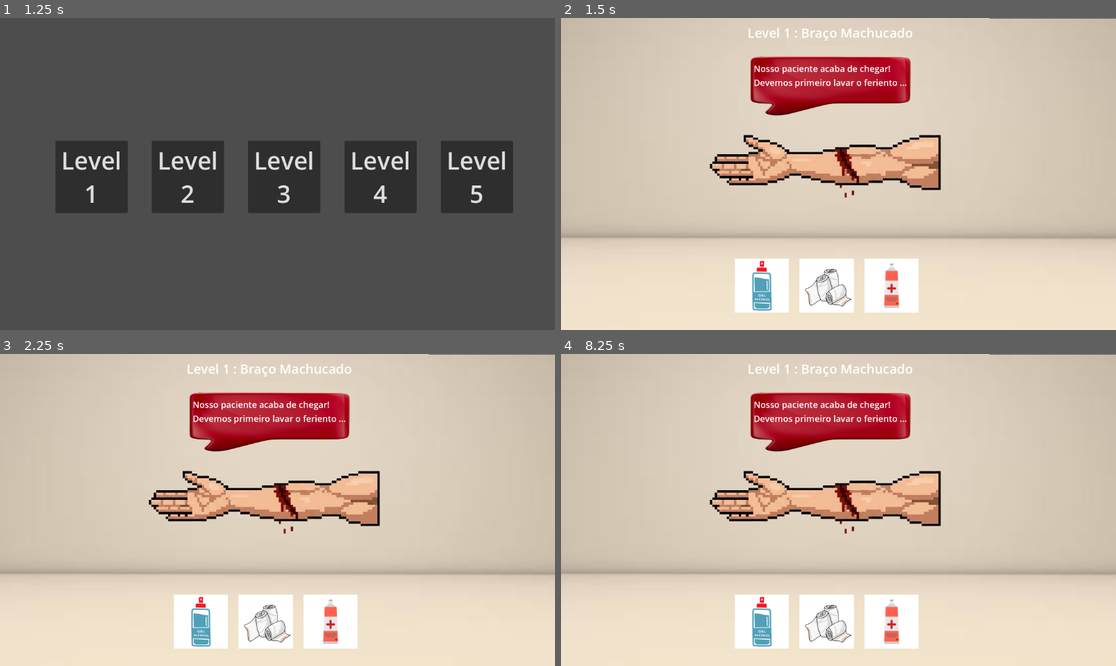
Above: before the commit, frames 1-4 (two rows, left to right).
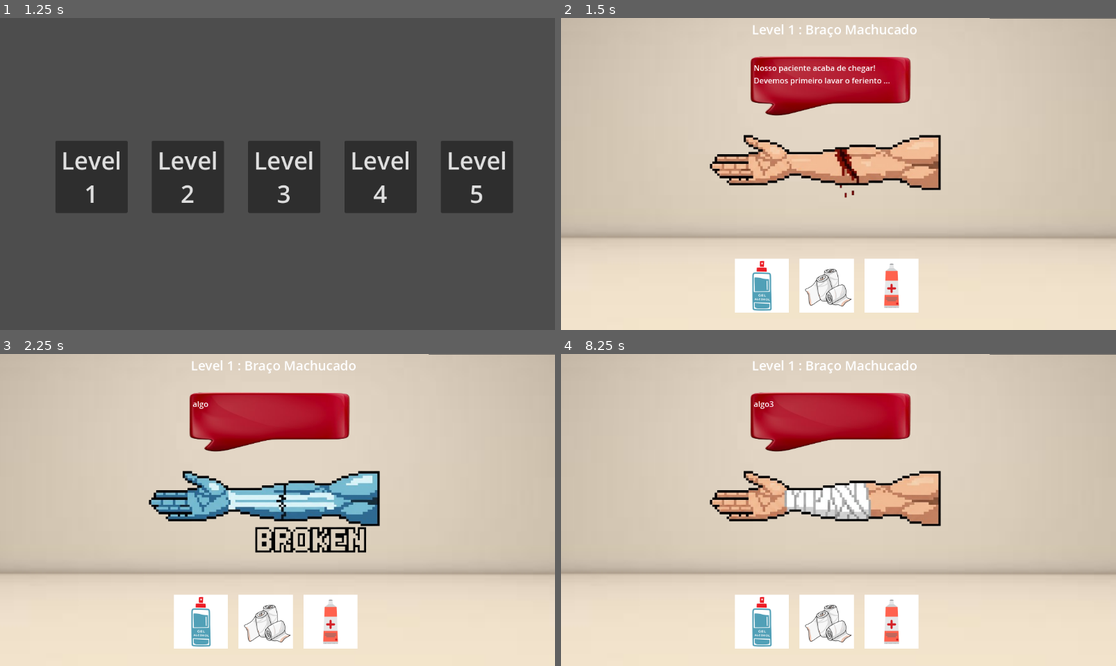
Above: after the commit, the same moments.

Repository: Igorgx/socorristas_jogo
Game: Godot game, scene res://main_menu.tscn
Same seed, same stepped clock (60 frames per second), same inputs: the game is played once before the commit and once after it.
Inputs (mouse positions are in pixels of both pictures, inside the frame that each line leads up to):
- Up to frame 1 (1.25 s): click "Jogar" at 0.5 s
- Up to frame 2 (1.5 s): click "Level 1" at 1.25 s
- Up to frame 3 (2.25 s): click (199, 622) at 2.02 s
- Up to frame 4 (8.25 s): click (760, 622) at 2.77 s; click (827, 622) at 3.52 s; click (827, 622) at 4.27 s; click (894, 622) at 5.02 s; click (894, 622) at 5.77 s; click (760, 622) at 6.52 s; click (760, 622) at 7.27 s; click (827, 622) at 8.02 s

Frame 1 is identical in both runs. In frame 2, 1.2% of the frame differs, in the area x 33-65%, y 2-23%; in frame 3, 6.2%, in the area x 27-69%, y 2-64%; in frame 4, 2.5%.

Commit message:
Add files via upload

Diff:
--- a/socorrista/iten_1.gd
+++ b/socorrista/iten_1.gd
@@ -1,8 +1,6 @@
-# item.gd
 extends TextureButton
 
 @export var item_name: String = ""
 
 func _pressed():
-	print("Item clicado:", item_name)
 	get_tree().call_group("level_controller", "on_item_selected", item_name)
--- a/socorrista/level1.gd
+++ b/socorrista/level1.gd
@@ -1,10 +1,54 @@
-extends Control
+extends Node2D
+
+@export var item_correto: String = "Álcool"
+@export var estado: int = 0
 
 var selected_item: String = ""
+var estado_anterior: int = -1
 
 func _ready():
 	add_to_group("level_controller")
 
-func on_item_selected(item_name: String):
-	selected_item = item_name
-	print("Selecionou o item:", selected_item)
+func _process(delta):
+	if estado != estado_anterior:
+		estado_anterior = estado
+
+		if estado == 1:
+			$BraçoMachucado/Sprite2D.texture = load("res://sprites socorristas/braço quebrado x ray.png")
+			$Intro1.text = "algo"
+
+		elif estado == 2:
+			$BraçoMachucado/Sprite2D.texture = load("res://sprites socorristas/braço quebrado x ray.png")
+			$Intro1.text = "algo2"
+
+		elif estado == 3:
+			$BraçoMachucado/Sprite2D.texture = load("res://sprites socorristas/braço estendido bandagens.png")
+			$Intro1.text = "algo3"
+
+
+func ver_se_certo(item :String):
+	var certo = ""
+	if estado == 0:
+		certo = "a"
+	elif estado == 1:
+		certo = "p"
+	elif estado == 2:
+		certo = "b"
+
+	if item == certo:
+		estado+=1
+
+
+func _on_item_1_pressed() -> void:
+	selected_item = "Alcool"
+	ver_se_certo("a")
+
+
+func _on_item_2_pressed() -> void:
+	selected_item = "Bandagem"
+	ver_se_certo("b")
+
+
+func _on_item_3_pressed() -> void:
+	selected_item = "Pomada"
+	ver_se_certo("p")
--- a/socorrista/level1.tscn
+++ b/socorrista/level1.tscn
@@ -4,16 +4,32 @@
 [ext_resource type="Texture2D" uid="uid://dn5gw60io6vyc" path="res://sprites socorristas/braço estendido corte.png" id="1_jwv3a"]
 [ext_resource type="Texture2D" uid="uid://b1g0fp7016134" path="res://sprites socorristas/cena.png" id="1_v8kj3"]
 [ext_resource type="Texture2D" uid="uid://be2nvpvknimdl" path="res://sprites socorristas/balaotexto-Photoroom.png" id="2_5j5gb"]
-[ext_resource type="Script" uid="uid://bco0sc3vm1nes" path="res://braço_machucado.gd" id="4_i2041"]
 [ext_resource type="Texture2D" uid="uid://dk3hhu0jlxh8j" path="res://sprites socorristas/alcool.png" id="4_v8kj3"]
 [ext_resource type="Script" uid="uid://d4lj4ox08chko" path="res://iten_1.gd" id="5_crycw"]
 [ext_resource type="Texture2D" uid="uid://0j3wptyx7erg" path="res://sprites socorristas/atadura.png" id="7_usj0q"]
 [ext_resource type="Texture2D" uid="uid://ciniweiwxla3d" path="res://sprites socorristas/pomada.png" id="9_mx85b"]
 
+[sub_resource type="GDScript" id="GDScript_xy4tn"]
+script/source = "extends Area2D
+
+func _input_event(_viewport, event, _shape_idx):
+	if event is InputEventMouseButton and event.pressed:
+		var level = get_tree().get_first_node_in_group(\"level_controller\")
+		if level:
+			if level.selected_item == level.item_correto:
+				print(\"✅ Usou o item correto:\", level.selected_item)
+				level.ir_para_proxima_cena()
+			elif level.selected_item != \"\":
+				print(\"❌ Item errado:\", level.selected_item)
+			else:
+				print(\"⚠️ Nenhum item selecionado.\")
+"
+
 [sub_resource type="RectangleShape2D" id="RectangleShape2D_i2041"]
 size = Vector2(479, 120)
 
 [node name="Level1" type="Node2D"]
+script = ExtResource("1_dopym")
 
 [node name="Cena" type="Sprite2D" parent="."]
 position = Vector2(573.9866, 324.3119)
@@ -22,10 +38,10 @@
 texture = ExtResource("1_v8kj3")
 
 [node name="BemVindo" type="Label" parent="."]
-offset_left = 387.0
-offset_top = 12.0
-offset_right = 731.0
-offset_bottom = 89.0
+offset_left = 275.0
+offset_top = 5.0
+offset_right = 861.99994
+offset_bottom = 116.00003
 theme_override_font_sizes/font_size = 27
 text = "Level 1 : Braço Machucado
 "
@@ -39,17 +55,15 @@
 [node name="Intro1" type="Label" parent="."]
 offset_left = 400.0
 offset_top = 92.0
-offset_right = 754.0
-offset_bottom = 182.0
-theme_override_font_sizes/font_size = 18
+offset_right = 683.0
+offset_bottom = 167.0
 text = "Nosso paciente acaba de chegar!
 Devemos primeiro lavar o feriento ...
 "
-script = ExtResource("1_dopym")
 
 [node name="BraçoMachucado" type="Area2D" parent="."]
 position = Vector2(549, 303)
-script = ExtResource("4_i2041")
+script = SubResource("GDScript_xy4tn")
 
 [node name="Sprite2D" type="Sprite2D" parent="BraçoMachucado"]
 texture = ExtResource("1_jwv3a")
@@ -84,23 +98,27 @@
 theme_override_constants/separation = 44
 alignment = 1
 
-[node name="Iten1" type="TextureButton" parent="UI/BarraItens"]
+[node name="Item1" type="TextureButton" parent="UI/BarraItens"]
 custom_minimum_size = Vector2(100, 100)
 layout_mode = 2
 texture_normal = ExtResource("4_v8kj3")
 script = ExtResource("5_crycw")
-item_name = "Alcool"
+item_name = "Álcool"
 
-[node name="Iten2" type="TextureButton" parent="UI/BarraItens"]
+[node name="Item2" type="TextureButton" parent="UI/BarraItens"]
 custom_minimum_size = Vector2(100, 100)
 layout_mode = 2
 texture_normal = ExtResource("7_usj0q")
 script = ExtResource("5_crycw")
-item_name = "Atadura"
+item_name = "Curativo"
 
-[node name="Iten3" type="TextureButton" parent="UI/BarraItens"]
+[node name="Item3" type="TextureButton" parent="UI/BarraItens"]
 custom_minimum_size = Vector2(100, 100)
 layout_mode = 2
 texture_normal = ExtResource("9_mx85b")
 script = ExtResource("5_crycw")
 item_name = "Pomada"
+
+[connection signal="pressed" from="UI/BarraItens/Item1" to="." method="_on_item_1_pressed"]
+[connection signal="pressed" from="UI/BarraItens/Item2" to="." method="_on_item_2_pressed"]
+[connection signal="pressed" from="UI/BarraItens/Item3" to="." method="_on_item_3_pressed"]
